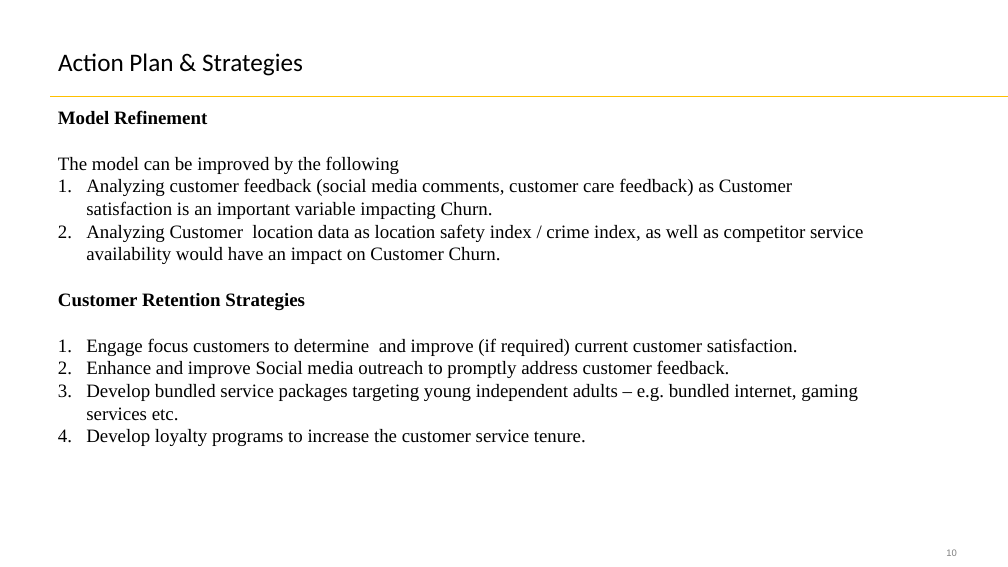
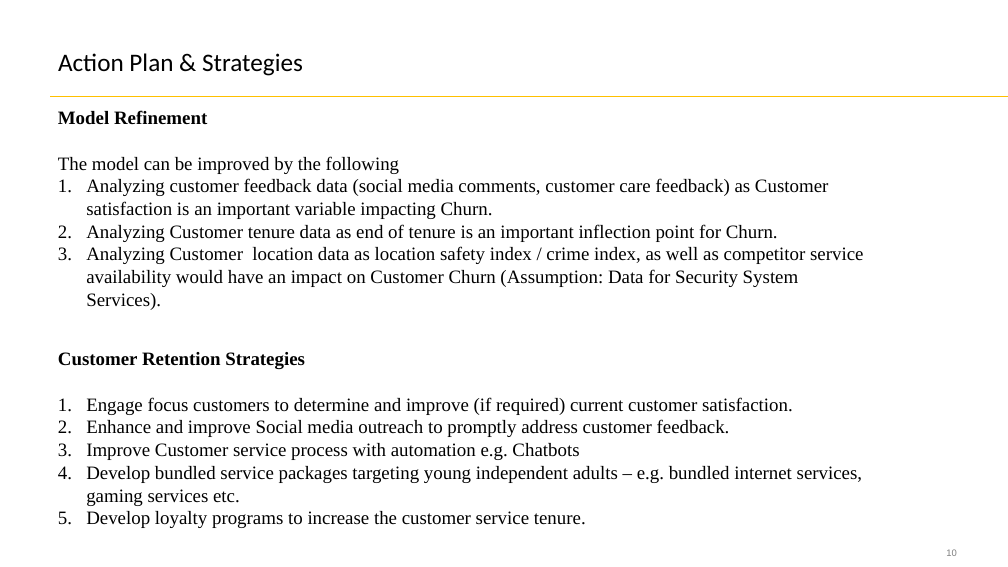
Before and after one commit to SahilM21/ChurnModelPresentation, a slide deck: slide 10 of Churn Model.pptx. Drawn at 1008x567 pixels with LibreOffice and Linux fonts; fonts in the diff are those of the drawing. Boxes give left, top, right and bottom in pixels: in the first picture for what was removed or moved away, otherwise in the second. Text is boxed around its words. In the diff, an @@ line names an element or a change of style, - is before the commit and + after.

```diff
--- a/Churn Model.pptx
+++ b/Churn Model.pptx
@@ text at (86,178,863,310): text changed @@
-1. Analyzing customer feedback (social media comments, customer care feedback) as Customer satisfaction is an important variable impacting Churn.
-2. Analyzing Customer location data as location safety index / crime index, as well as competitor service availability would have an impact on Customer Churn.
+1. Analyzing customer feedback data (social media comments, customer care feedback) as Customer satisfaction is an important variable impacting Churn.
+2. Analyzing Customer tenure data as end of tenure is an important inflection point for Churn.
+3. Analyzing Customer location data as location safety index / crime index, as well as competitor service availability would have an impact on Customer Churn (Assumption: Data for Security System Services).
@@ text "Customer Retention Strategies": place and size @@
-text "Customer Retention Strategies" at (58,293,858,446)
+text "Customer Retention Strategies" at (58,352,863,528)
@@ text at (86,443,863,506): text changed @@
-3. Develop bundled service packages targeting young independent adults – e.g. bundled internet, gaming services etc.
+3. Improve Customer service process with automation e.g. Chatbots
+4. Develop bundled service packages targeting young independent adults – e.g. bundled internet services, gaming services etc.
```
Also in this commit, not shown: 5 other slides changed.
